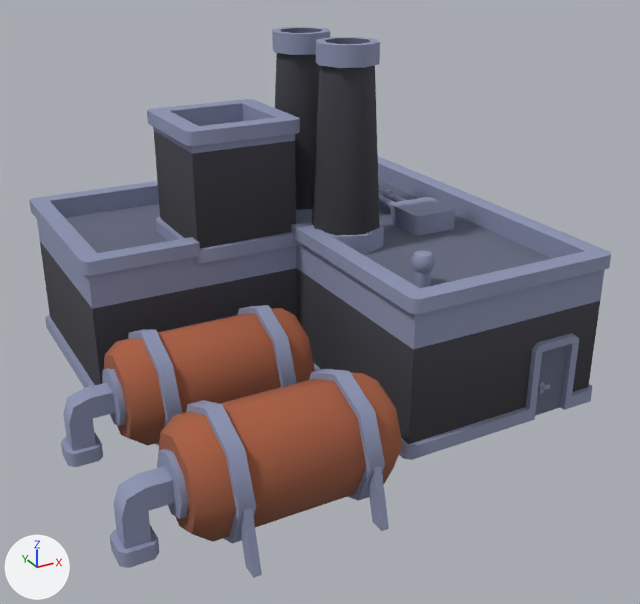
A saved change to the glTF model kenney/city-kit-industrial/building-c.glb.
Both versions are drawn from a 50 mm camera at (-1.3, -2.94, 1.66) aimed at (0.15, -0.31, 0.35). Every picture has the same lights, and +X, +Y and +Z are marked at lower left. The picture after the commit comes second. Vertices at exactly the same position are counted once.

Names of what the first picture shows: 'building-c'.
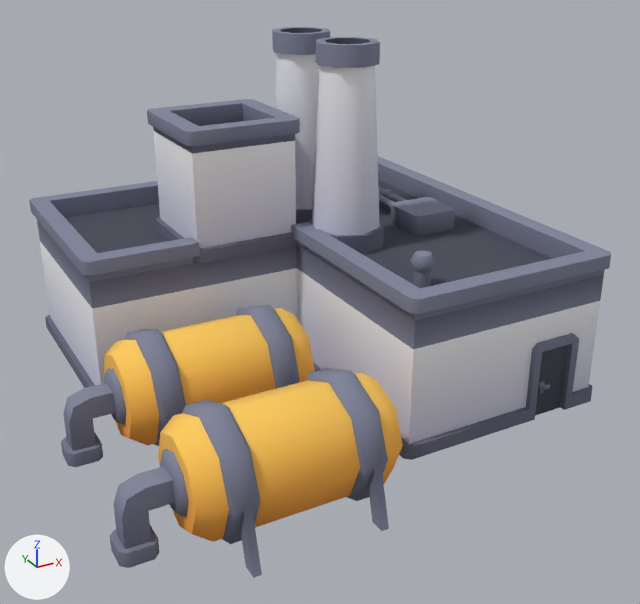
Where the change shows, as pixel boxes [x1, y1, x2, y2] in the pictures (640 x 604 px):
```json
{"part": 1, "of": "me_building_c", "change": "built on", "before": [102, 305, 385, 543], "after": [61, 172, 604, 544]}
{"part": 2, "of": "me_building_c", "change": "surface changed", "before": [29, 27, 611, 578], "after": [29, 27, 611, 578]}
```

Edits to the scene script, one JSON object a line:
```json
{"op": "add", "block": "mat_colormap_specular", "code": ["mat_colormap_specular = bpy.data.materials.new('colormap-specular')", "# uses the picture img_colormap"]}
{"block": "me_building_c", "where": "# used by ob_building_c; location = (0.0, 0.0, 0.0)"}
{"op": "remove", "block": "me_building_c", "code": "me_building_c.from_pydata(...)  # 1183 vertices, 1778 faces; spans x -0.84..1.03, y -1.2..0.91, z 0.0..1.25"}
{"op": "add", "block": "me_building_c", "code": "me_building_c.from_pydata(...)  # 1289 vertices, 1926 faces; spans x -0.84..1.03, y -1.2..0.91, z 0.0..1.25"}
{"block": "me_building_c", "change": "me_building_c part 1: 8 vertices moved from x -0.67..-0.14, y -1.09..-0.39, z 0.11..0.35 to x -0.66..-0.07, y -1.07..-0.39, z 0.11..0.34; 36 vertices removed from x -0.67..-0.14, y -1.15..-0.18, z 0.0..0.42; 142 vertices added at x -0.67..0.99, y -1.15..0.73, z 0.0..0.9"}
{"block": "me_building_c", "change": "me_building_c part 2: 1551 kept faces spanning x -0.84..1.03, y -1.2..0.91, z 0.0..1.25 get new texture (UV) coordinates"}
{"op": "add", "block": "me_building_c", "code": "me_building_c.materials.append(mat_colormap_specular)"}
```
